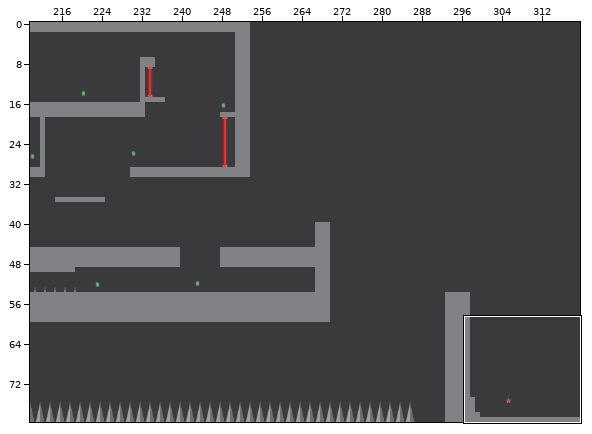
Level history. Tiled map (JSON): assets/Tilemaps/Map2.json. Above, an overview of the earlier version with the close-up marked.
Close-up. Old version:
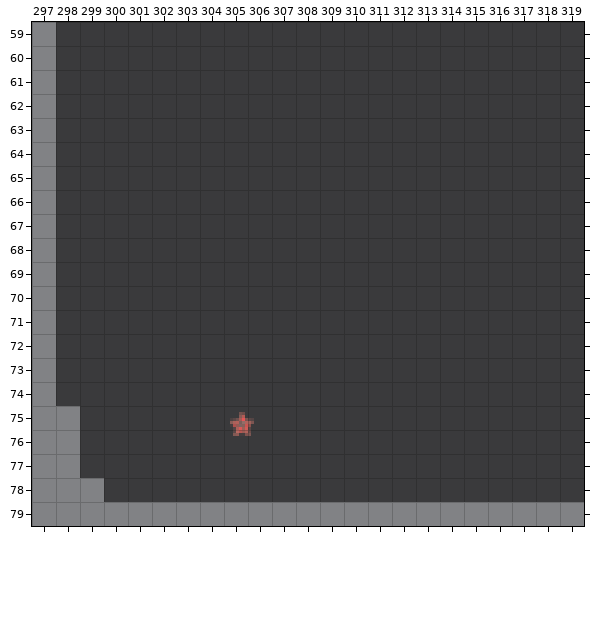
Cells are 8x8 px. Shown: x 297..319, y 59..79. The commit also changed other parts of the map, which this record leaves out.
Now the later version:
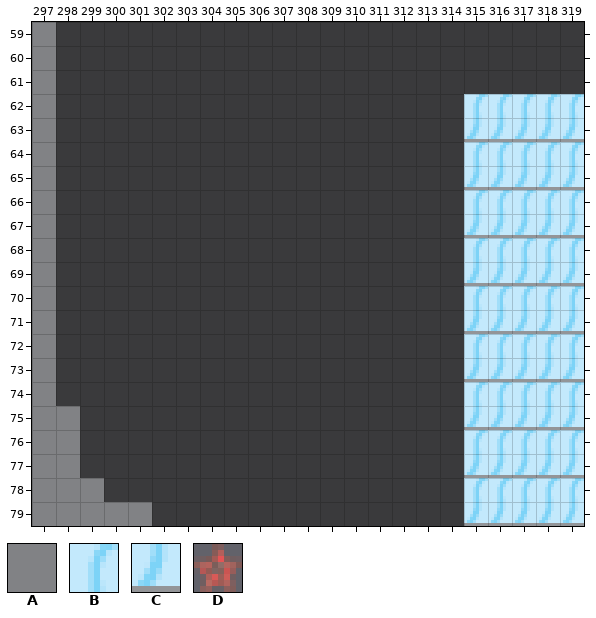
Key: from "tileset1": A 3, B 20, C 28, D 38.
_ is an empty cell, . an unchanged one.
Objects are placed by their top-left corner, in cells (3,4 is the top-left corner of cell 3,4); size is 1x1 cell unless given.
What changed:
--- layer "Transition"
@@ x 315..319 @@
-62 _____
-63 _____
-64 _____
-65 _____
-66 _____
-67 _____
-68 _____
-69 _____
-70 _____
-71 _____
-72 _____
-73 _____
-74 _____
-75 _____
-76 _____
-77 _____
-78 _____
-79 _____
+62 BBBBB
+63 CCCCC
+64 BBBBB
+65 CCCCC
+66 BBBBB
+67 CCCCC
+68 BBBBB
+69 CCCCC
+70 BBBBB
+71 CCCCC
+72 BBBBB
+73 CCCCC
+74 BBBBB
+75 CCCCC
+76 BBBBB
+77 CCCCC
+78 BBBBB
+79 CCCCC
--- layer "Terrain"
@@ x 302..319 @@
-79 AAAAAAAAAAAAAAAAAA
+79 __________________
--- layer "Secret" (removed)
-D at 305.2,75.2
Boxes around the changes in both close-ups, in picture pixels (x1, y1, x2, y2):
changed: (152, 94, 584, 526)
